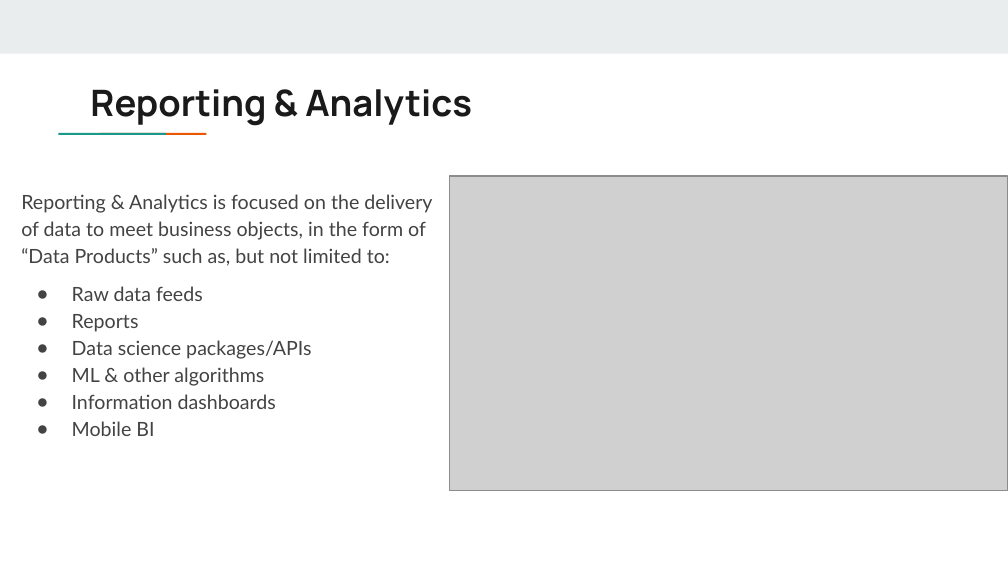
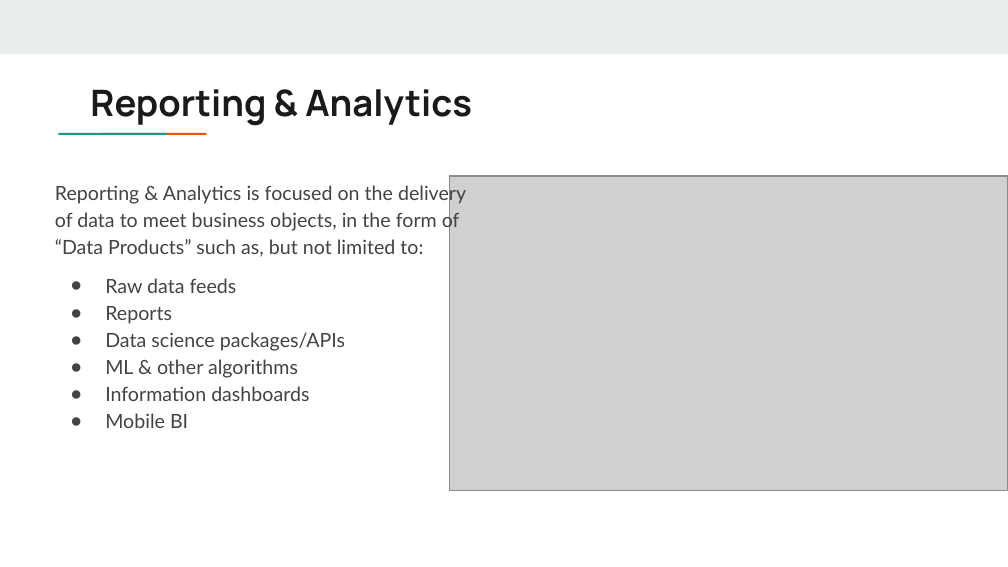
Before and after one commit to jbergmann56/ODSA-PythonAdvModels, a slide deck: slide 4 of Class Lectures/Data Engineering using Python & Dataiku (7).pptx (slide 6 before the commit). Drawn at 1008x567 pixels with LibreOffice and Linux fonts; fonts in the diff are those of the drawing; grey boxes stand for pictures. Boxes give left, top, right and bottom in pixels: in the first picture for what was removed or moved away, otherwise in the second. Text is boxed around its words. In the diff, an @@ line names an element or a change of style, - is before the commit and + after.

```diff
--- a/Class Lectures/Data Engineering using Python & Dataiku (7).pptx
+++ b/Class Lectures/Data Engineering using Python & Dataiku (7).pptx
@@ text "Reporting & Analytics is focused ...": place and size @@
-text "Reporting & Analytics is focused ..." at box(21, 194, 432, 436)
+text "Reporting & Analytics is focused ..." at box(55, 183, 466, 428)
```
Also in this commit, not shown: 1 other slide changed, 4 slides added.
